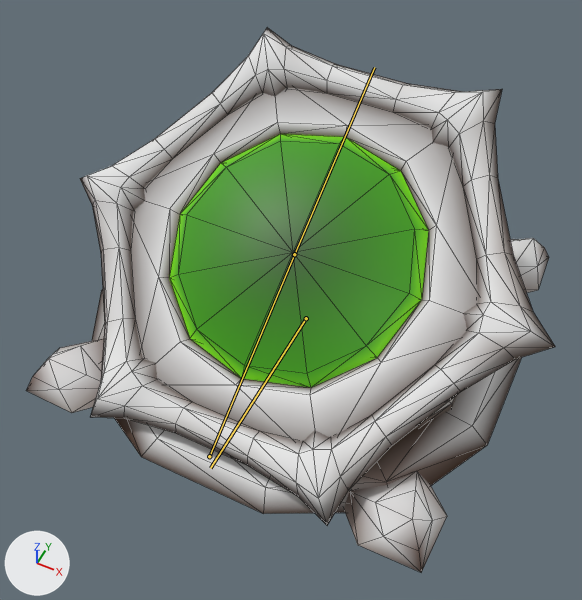
Before and after pictures for a commit that changed the glTF model Project/area/6 skeleton dome/object/model/special/Switch.gltf.
One viewpoint serves both versions: a 50 mm lens placed at (0.85, -1.84, 2.37), pointed at (0.02, -0.17, 0.29). Arrows for +X, +Y and +Z are at lower left; the lights stay in place. Both versions are drawn at frame 6 of the action 'activate'; the numbers are the values there. The bones that bend it are drawn over the model as lines. Mesh edges are drawn as thin lines.

Names of what the first picture shows: 'SwitchBaseMesh', 'SwitchGlowMesh', 'SwitchTopMesh'.
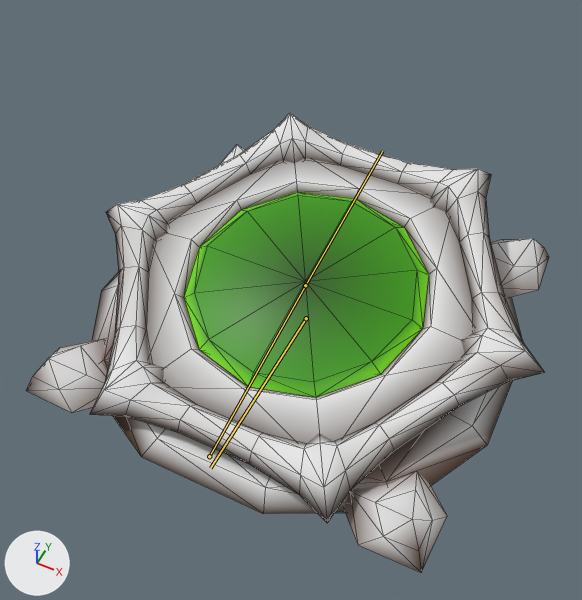
What differs and where, as boxes (x1, y1, x2, y2) in the pictures (582 x 600 px):
'SwitchTopMesh', posed (17% shorter): before (80, 28, 555, 525); after (90, 113, 544, 523)
'SwitchGlowMesh', posed (19% shorter): before (169, 134, 429, 388); after (184, 192, 429, 397)
bone 'top', root to tip: before (209, 456) to (294, 254); after (209, 456) to (305, 285)

Diff of the bpy script that builds the scene:
```diff
--- a/Project/area/6 skeleton dome/object/model/special/Switch.gltf.py
+++ b/Project/area/6 skeleton dome/object/model/special/Switch.gltf.py
@@ bone_top @@
 bone_top = bpy.data.objects['SwitchRoot'].pose.bones['top']  # child of 'root'
-bone_top.rotation_quaternion = (0.966, 0.259, 0.0, 0.0)  # degrees (30, 0, 0)
+bone_top.rotation_quaternion = (0.997, 0.082, 0.0, 0.0)  # degrees (9, 0, 0)
```
